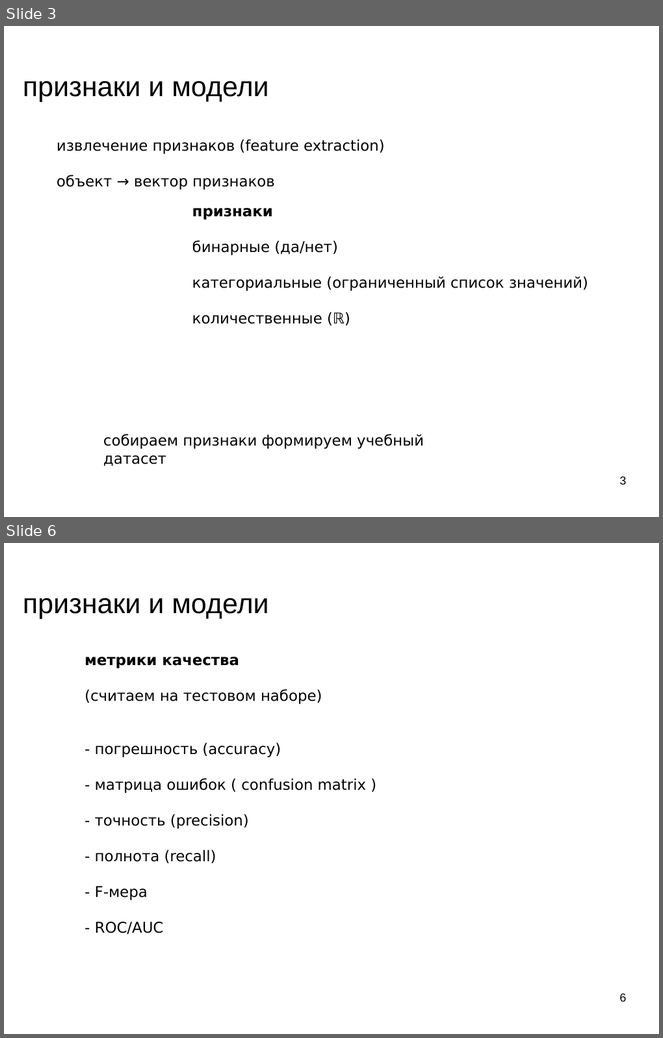
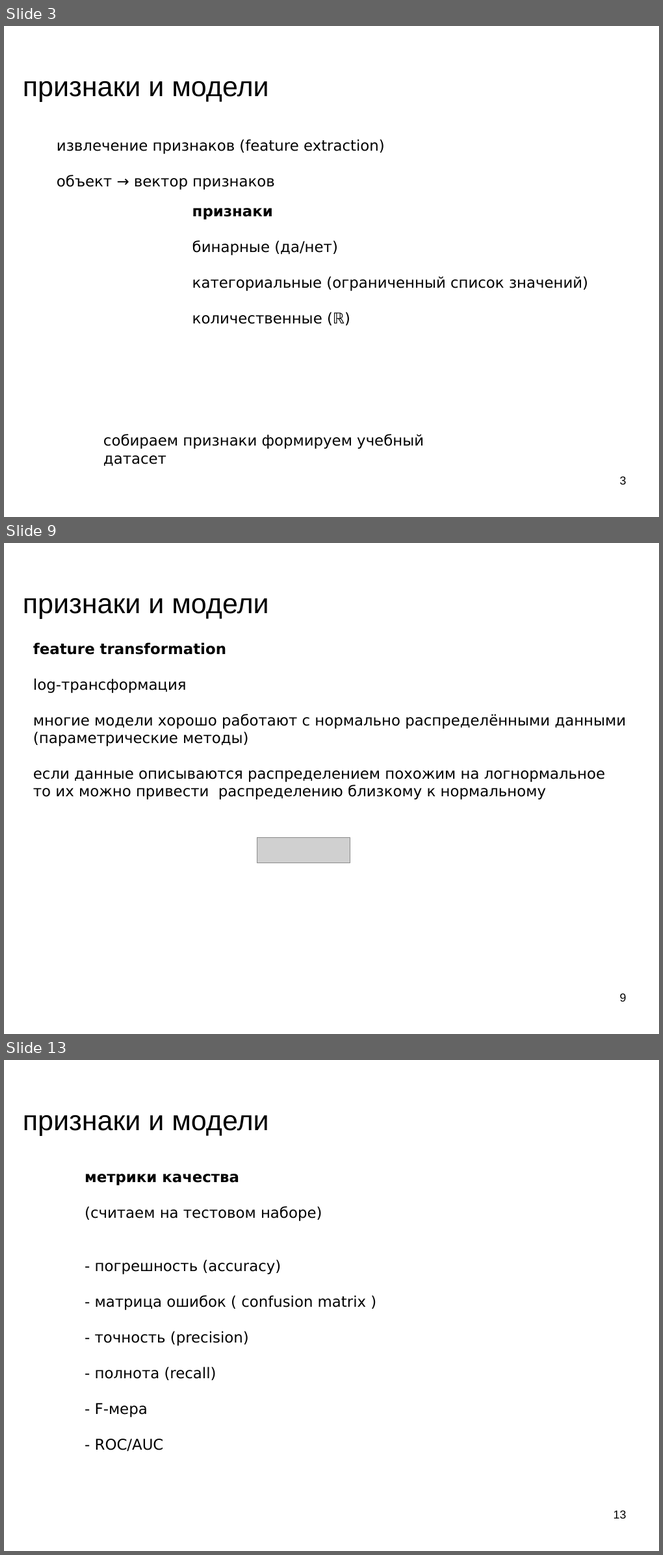
Before and after one commit to mechanoid5/ml_lectorium_legacy, a slide deck: 12-fetch-anomal.odp. Shown one above the other, each under a label of ours: slides 3 and 6 before the commit, slides 3, 9 and 13 after it; the slides between them are not shown. The pictures are 663x1038 and 663x1555 pixels, drawn with LibreOffice and Linux fonts; fonts in the diff are those of the drawing; grey boxes stand for pictures; background and template pictures are left out. Boxes give left, top, right and bottom in pixels: in the first picture for what was removed or moved away, otherwise in the second. Text is boxed around its words. In the diff, an @@ line names an element or a change of style, - is before the commit and + after.

```diff
--- a/12-fetch-anomal.odp
+++ b/12-fetch-anomal.odp
@@ slide 9 added at (4, 543, 659, 1034), background picture (left out) @@
@@ title added at (23, 598, 269, 618), 33.9 pt, text #000000 @@
+признаки и модели
@@ text added at (33, 642, 627, 800), 18 pt, text #000000 @@
+feature transformation
+log-трансформация
+многие модели хорошо работают с нормально распределёнными данными
+(параметрические методы)
+если данные описываются распределением похожим на логнормальное
+то их можно привести распределению близкому к нормальному
@@ picture added at (258, 838, 350, 863) @@
@@ page number added at (620, 993, 627, 1002), 14 pt, text #000000 @@
+9
@@ what was slide 6 is now slide 13 @@
@@ page number at (614, 1510, 627, 1519): text changed @@
-6
+13
```
Also in this commit, not shown: 8 other slides added, 2 slides removed, 1 other file.
